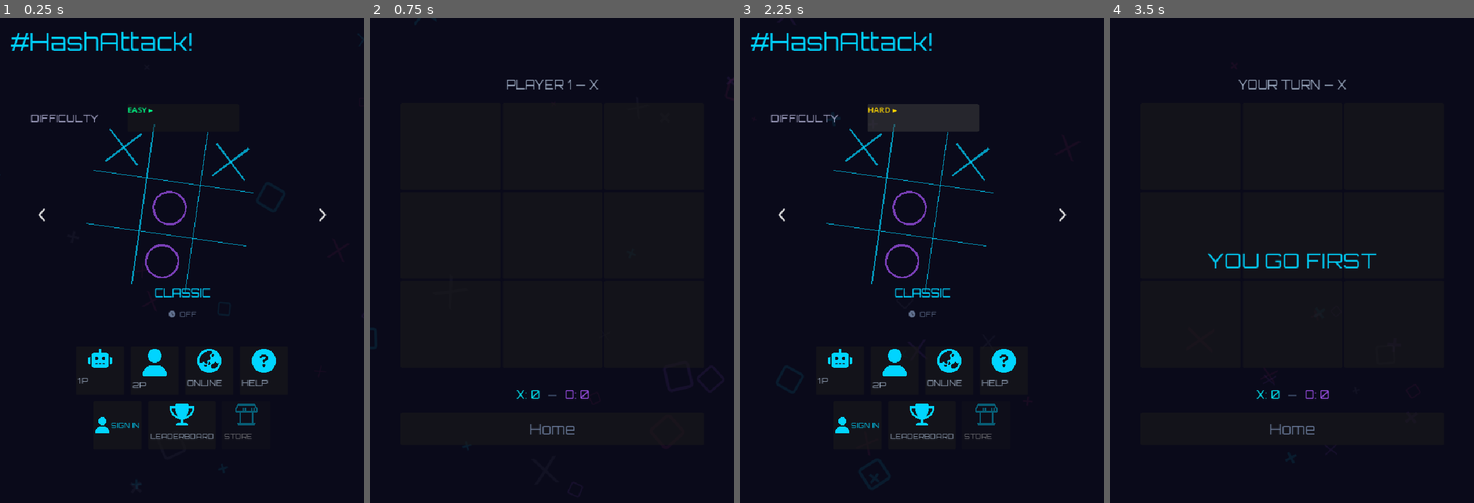
Above: before the commit, frames 1-4 (left to right).
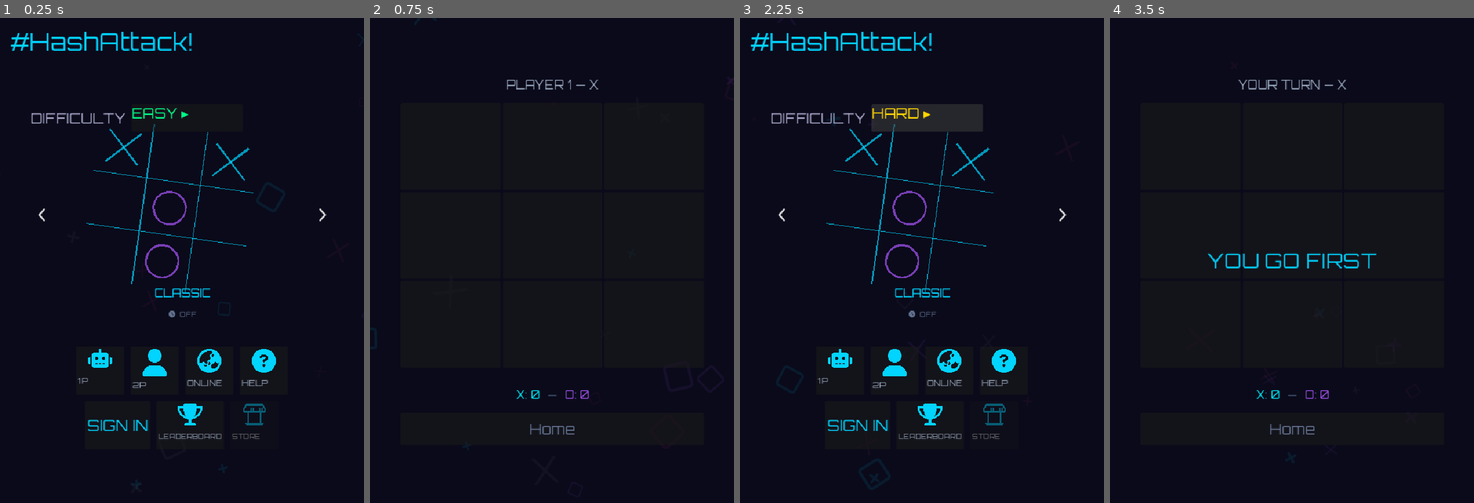
Above: after the commit, the same moments.

Repository: weilies/nexus-arcade
Game: Godot game, scene res://scenes/MainMenu.tscn
The game is run twice, just before and just after one commit, with the same random seed, the same clock (stepped at 60 frames per second) and the same inputs.
Inputs:
- Up to frame 1 (0.25 s): no input
- Up to frame 2 (0.75 s): click "2P" at 0.5 s
- Up to frame 3 (2.25 s): click "Home" at 1.25 s; click "EASY ▸" at 2 s
- Up to frame 4 (3.5 s): click "1P" at 2.75 s

The runs differ from the first frame. In frame 1, 1.1% of the frame differs, in the area x 8-73%, y 18-87%; in frame 2, nothing differs; in frame 3, 1.3%, in the area x 8-73%, y 17-87%; in frame 4, nothing differs.

Commit message:
fix: populate ArcadeTheme.tres, remove inline font_size overrides from new nodes
- ArcadeTheme.tres: Button=30px, Label=28px per style guide §2.2
- Ultimate board: apply theme, WonOverlay type variation at 48px
- Difficulty row: inherit theme defaults (30px/28px)
- Fix old auth/help text sizes to meet minima (24px+)

Co-Authored-By: Claude Opus 4.7 <noreply@anthropic.com>

Diff:
--- a/games/tic-tac-toe/scenes/GameBoard.gd
+++ b/games/tic-tac-toe/scenes/GameBoard.gd
@@ -421,11 +421,14 @@
 		_ai_take_turn_ultimate.call_deferred()
 
 func _setup_ultimate_board() -> void:
-	var orbitron := load("res://fonts/Orbitron.ttf")
+	var arcade_theme := load("res://theme/ArcadeTheme.tres") as Theme
+	arcade_theme.default_font = load("res://fonts/Orbitron.ttf")
+	arcade_theme.set_font_size("font_size", "WonOverlay", 48)
 
 	_ultimate_board_node = Control.new()
 	_ultimate_board_node.name = "UltimateBoard"
 	_ultimate_board_node.set_anchors_preset(Control.PRESET_FULL_RECT)
+	_ultimate_board_node.theme = arcade_theme
 
 	var grid := GridContainer.new()
 	grid.columns = 3
@@ -459,19 +462,15 @@
 			btn.name = "Cell%d" % c
 			btn.custom_minimum_size = Vector2(66, 66)
 			btn.flat = false
-			btn.add_theme_font_override("font", orbitron)
-			btn.add_theme_font_size_override("font_size", 28)
 			btn.gui_input.connect(_on_ultimate_cell_input.bind(b, c))
 			mini_grid.add_child(btn)
 
-		# Won overlay label (hidden initially)
 		var won_label := Label.new()
 		won_label.name = "WonMark"
+		won_label.add_theme_type_variation("WonOverlay")
 		won_label.set_anchors_preset(Control.PRESET_FULL_RECT)
 		won_label.horizontal_alignment = HORIZONTAL_ALIGNMENT_CENTER
 		won_label.vertical_alignment = VERTICAL_ALIGNMENT_CENTER
-		won_label.add_theme_font_override("font", orbitron)
-		won_label.add_theme_font_size_override("font_size", 80)
 		won_label.visible = false
 		mini_panel.add_child(won_label)
 
--- a/games/tic-tac-toe/scenes/MainMenu.gd
+++ b/games/tic-tac-toe/scenes/MainMenu.gd
@@ -47,6 +47,11 @@
 	add_child(bg)
 	move_child(bg, 1)
 
+	# Apply ArcadeTheme for programmatic nodes (Button=30px, Label=28px)
+	var arcade_theme := load("res://theme/ArcadeTheme.tres") as Theme
+	arcade_theme.default_font = load("res://fonts/Orbitron.ttf")
+	theme = arcade_theme
+
 	_btn_1p.pressed.connect(_on_1p)
 	_btn_2p.pressed.connect(_on_2p)
 	_btn_online.pressed.connect(_on_online)
@@ -81,7 +86,6 @@
 
 func _build_row2() -> void:
 	var row2 := $TileBar/Row2
-	var orbitron := load("res://fonts/Orbitron.ttf")
 
 	# --- Auth slot (SIGN IN button / Profile + SIGN OUT toggle) ---
 	_auth_slot = VBoxContainer.new()
@@ -94,8 +98,6 @@
 	_btn_sign_in.icon = preload("res://images/icon-user.svg")
 	_btn_sign_in.expand_icon = true
 	_btn_sign_in.add_theme_constant_override("icon_max_width", 48)
-	_btn_sign_in.add_theme_font_override("font", orbitron)
-	_btn_sign_in.add_theme_font_size_override("font_size", 14)
 	_btn_sign_in.add_theme_color_override("font_color", Color("#00d4ff"))
 	_btn_sign_in.text = "SIGN IN"
 	_btn_sign_in.pressed.connect(_on_sign_in)
@@ -116,15 +118,11 @@
 
 	_lbl_username = Label.new()
 	_lbl_username.horizontal_alignment = HORIZONTAL_ALIGNMENT_CENTER
-	_lbl_username.add_theme_font_override("font", orbitron)
-	_lbl_username.add_theme_font_size_override("font_size", 11)
 	_lbl_username.add_theme_color_override("font_color", Color("#00d4ff"))
 	_slot_profile.add_child(_lbl_username)
 
 	_lbl_points = Label.new()
 	_lbl_points.horizontal_alignment = HORIZONTAL_ALIGNMENT_CENTER
-	_lbl_points.add_theme_font_override("font", orbitron)
-	_lbl_points.add_theme_font_size_override("font_size", 10)
 	_lbl_points.add_theme_color_override("font_color", Color(0.55, 0.6, 0.75, 1))
 	_slot_profile.add_child(_lbl_points)
 
@@ -133,8 +131,6 @@
 	_btn_sign_out.flat = true
 	_btn_sign_out.text = "SIGN OUT"
 	_btn_sign_out.custom_minimum_size = Vector2(96, 32)
-	_btn_sign_out.add_theme_font_override("font", orbitron)
-	_btn_sign_out.add_theme_font_size_override("font_size", 11)
 	_btn_sign_out.add_theme_color_override("font_color", Color("#ef4444"))
 	_btn_sign_out.pressed.connect(_on_sign_out)
 
@@ -144,7 +140,6 @@
 	row2.move_child(_auth_slot, 0)
 
 func _build_difficulty_row() -> void:
-	var orbitron := load("res://fonts/Orbitron.ttf")
 	var carousel := $CarouselContainer
 
 	var row := HBoxContainer.new()
@@ -154,8 +149,6 @@
 
 	var lbl_prefix := Label.new()
 	lbl_prefix.text = "DIFFICULTY"
-	lbl_prefix.add_theme_font_override("font", orbitron)
-	lbl_prefix.add_theme_font_size_override("font_size", 20)
 	lbl_prefix.add_theme_color_override("font_color", Color(0.667, 0.667, 0.8, 1.0))
 	lbl_prefix.custom_minimum_size = Vector2(180, 0)
 	row.add_child(lbl_prefix)
@@ -163,8 +156,6 @@
 	_btn_difficulty = Button.new()
 	_btn_difficulty.flat = false
 	_btn_difficulty.custom_minimum_size = Vector2(220, 56)
-	_btn_difficulty.add_theme_font_override("font", orbitron)
-	_btn_difficulty.add_theme_font_size_override("font_size", 22)
 
 	_lbl_difficulty = Label.new()
 	_lbl_difficulty.text = ""
@@ -340,8 +331,7 @@
 	title.text = "HOW TO PLAY"
 	title.horizontal_alignment = HORIZONTAL_ALIGNMENT_CENTER
 	title.size_flags_horizontal = Control.SIZE_EXPAND_FILL
-	title.add_theme_font_override("font", load("res://fonts/Orbitron.ttf"))
-	title.add_theme_font_size_override("font_size", 22)
+	title.add_theme_font_size_override("font_size", 36)
 	title.add_theme_color_override("font_color", Color("#00d4ff"))
 	hdr.add_child(title)
 
@@ -349,7 +339,6 @@
 	close.flat = true
 	close.text = FA6.icon("xmark")
 	close.add_theme_font_override("font", FA6.font())
-	close.add_theme_font_size_override("font_size", 20)
 	close.add_theme_color_override("font_color", Color(0.55, 0.6, 0.75, 1))
 	close.custom_minimum_size = Vector2(40, 40)
 	close.pressed.connect(func():
@@ -368,8 +357,7 @@
 
 	var content := Label.new()
 	content.text = _get_help_text()
-	content.add_theme_font_override("font", load("res://fonts/Orbitron.ttf"))
-	content.add_theme_font_size_override("font_size", 13)
+	content.add_theme_font_size_override("font_size", 24)
 	content.add_theme_color_override("font_color", Color(0.55, 0.6, 0.75, 1))
 	content.autowrap_mode = TextServer.AUTOWRAP_WORD_SMART
 	content.custom_minimum_size = Vector2(480, 0)
--- a/games/tic-tac-toe/theme/ArcadeTheme.tres
+++ b/games/tic-tac-toe/theme/ArcadeTheme.tres
@@ -1,3 +1,7 @@
 [gd_resource type="Theme" format=3 uid="uid://arcade_theme"]
 
 [resource]
+; Type scale per style guide section 2.2. minima:
+; Help/captions 24, Body/status 28, Button 30, Subheading 36, Heading 48, Score 56, Win/lose 72
+Button/font_sizes/font_size = 30
+Label/font_sizes/font_size = 28
